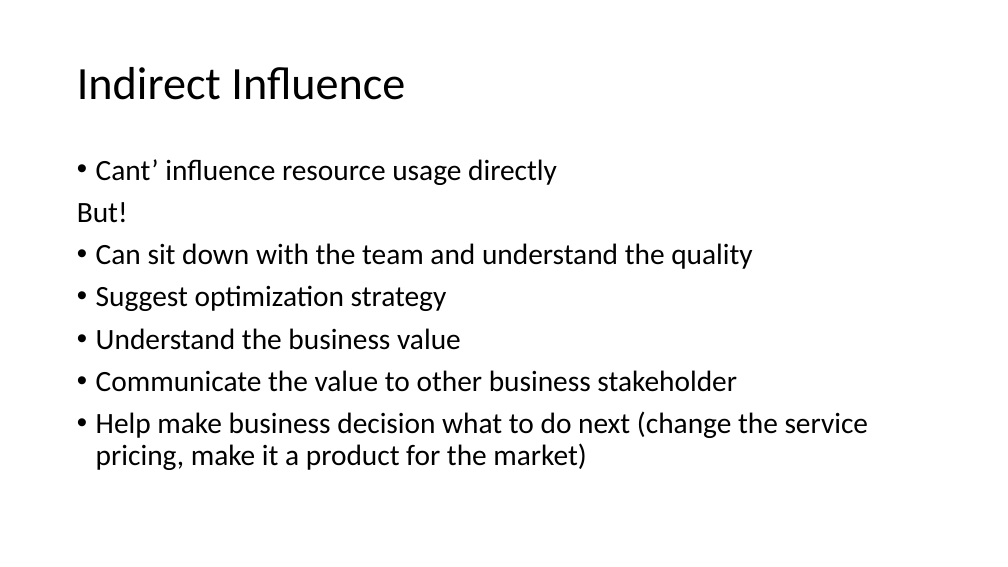
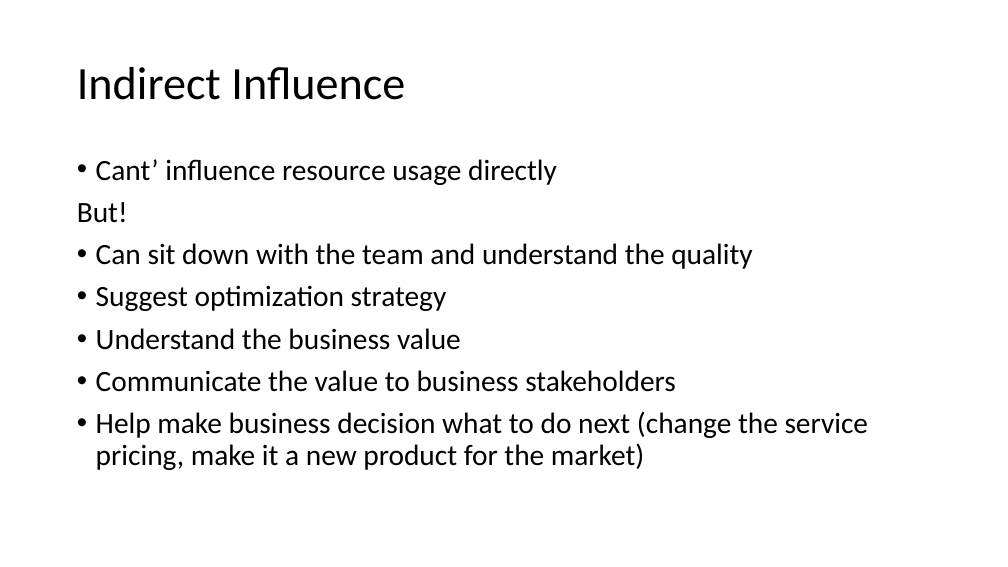
Before and after one commit to peterperov/MSFTCSA, a slide deck: slide 15 of 104-FinOps/Azure FinOps - Introduction.pptx. Drawn at 1008x567 pixels with LibreOffice and Linux fonts; fonts in the diff are those of the drawing. Boxes give left, top, right and bottom in pixels: in the first picture for what was removed or moved away, otherwise in the second. Text is boxed around its words. In the diff, an @@ line names an element or a change of style, - is before the commit and + after.

```diff
--- a/104-FinOps/Azure FinOps - Introduction.pptx
+++ b/104-FinOps/Azure FinOps - Introduction.pptx
@@ text at [96, 370, 869, 470]: text changed @@
-• Communicate the value to other business stakeholder
-• Help make business decision what to do next (change the service pricing, make it a product for the market)
+• Communicate the value to business stakeholders
+• Help make business decision what to do next (change the service pricing, make it a new product for the market)
```
Also in this commit, not shown: 14 other slides changed, 2 slides added.
